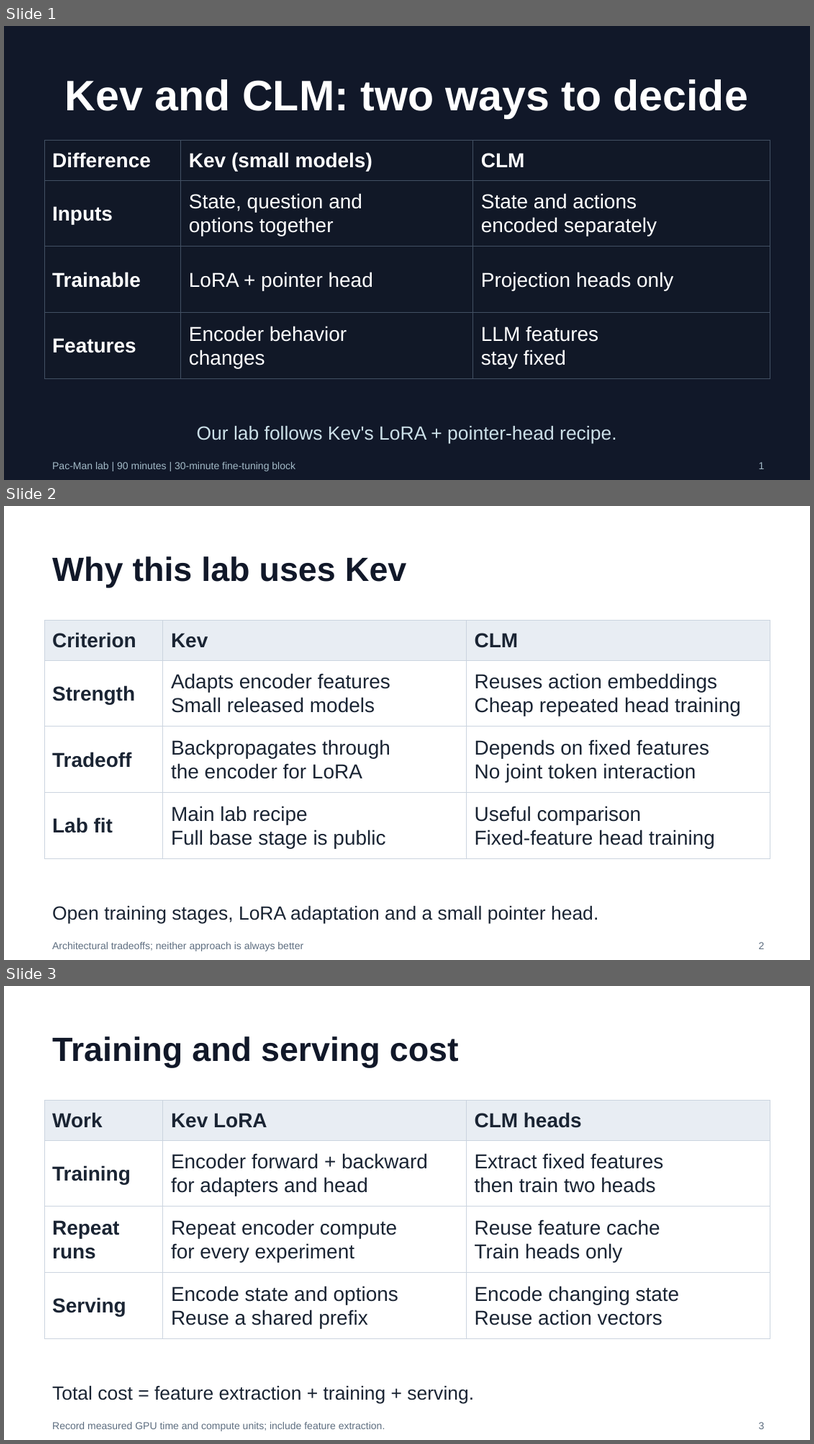
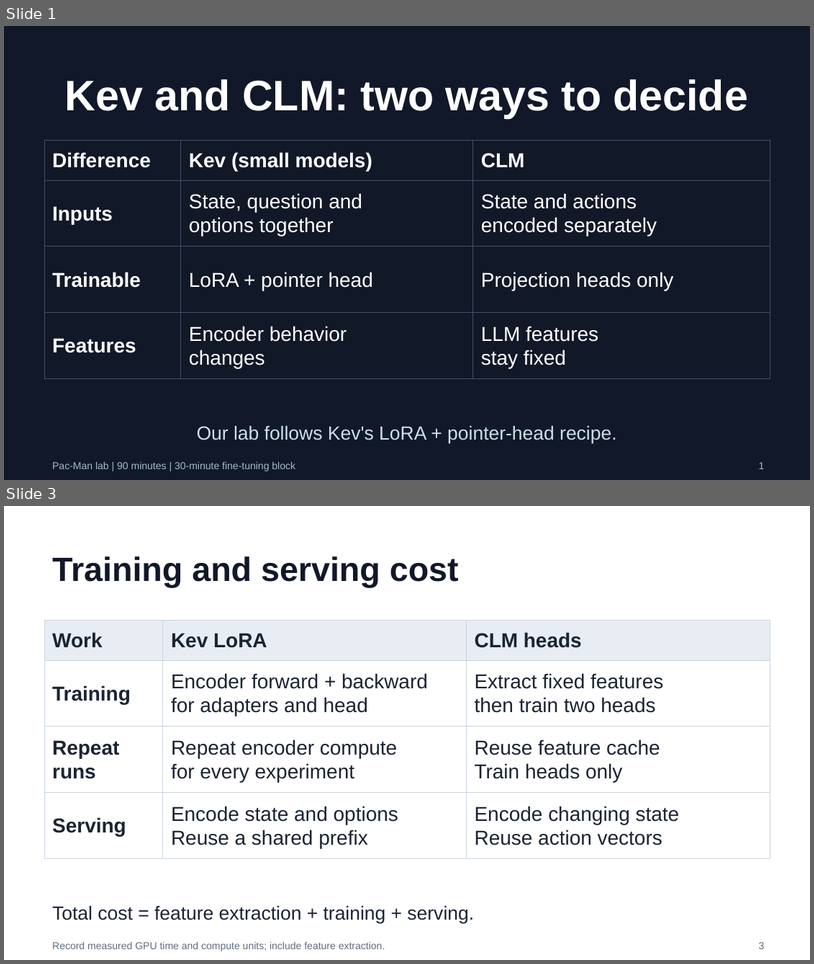
Before and after one commit to huixu11/QPlusLearning, a slide deck: labs/lab-01-kev-pacman/slides/pacman-lab.pptx. Shown one above the other, each under a label of ours: slides 1, 2 and 3 before the commit, slides 1 and 3 after it; the slides between them are not shown. The pictures are 814x1444 and 814x964 pixels, drawn with LibreOffice and Linux fonts; fonts in the diff are those of the drawing. Boxes give left, top, right and bottom in pixels: in the first picture for what was removed or moved away, otherwise in the second. Text is boxed around its words. In the diff, an @@ line names an element or a change of style, - is before the commit and + after.

```diff
--- a/labs/lab-01-kev-pacman/slides/pacman-lab.pptx
+++ b/labs/lab-01-kev-pacman/slides/pacman-lab.pptx
@@ slide 2 removed at <box>4,506,810,960</box>, background #FFFFFF @@
@@ title removed at <box>52,556,407,588</box> @@
-Why this lab uses Kev
@@ table removed at <box>44,620,769,885</box>, 4 rows, 3 columns @@
-Criterion | Kev | CLM
-Strength | Adapts encoder features / Small released models | Reuses action embeddings / Cheap repeated head training
-Tradeoff | Backpropagates through / the encoder for LoRA | Depends on fixed features / No joint token interaction
-Lab fit | Main lab recipe / Full base stage is public | Useful comparison / Fixed-feature head training
@@ text removed at <box>52,906,599,924</box> @@
-Open training stages, LoRA adaptation and a small pointer head.
@@ text removed at <box>52,942,304,951</box> @@
-Architectural tradeoffs; neither approach is always better
@@ text removed at <box>759,942,765,949</box> @@
-2
```
Also in this commit, not shown: 5 slides changed, 2 slides added, 1 other slide removed, 7 other files.
